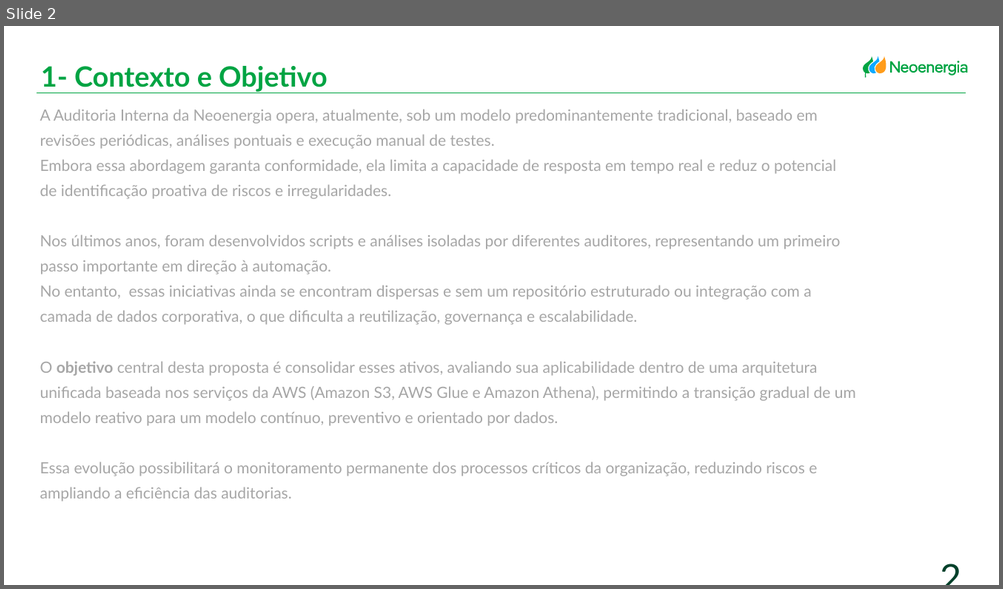
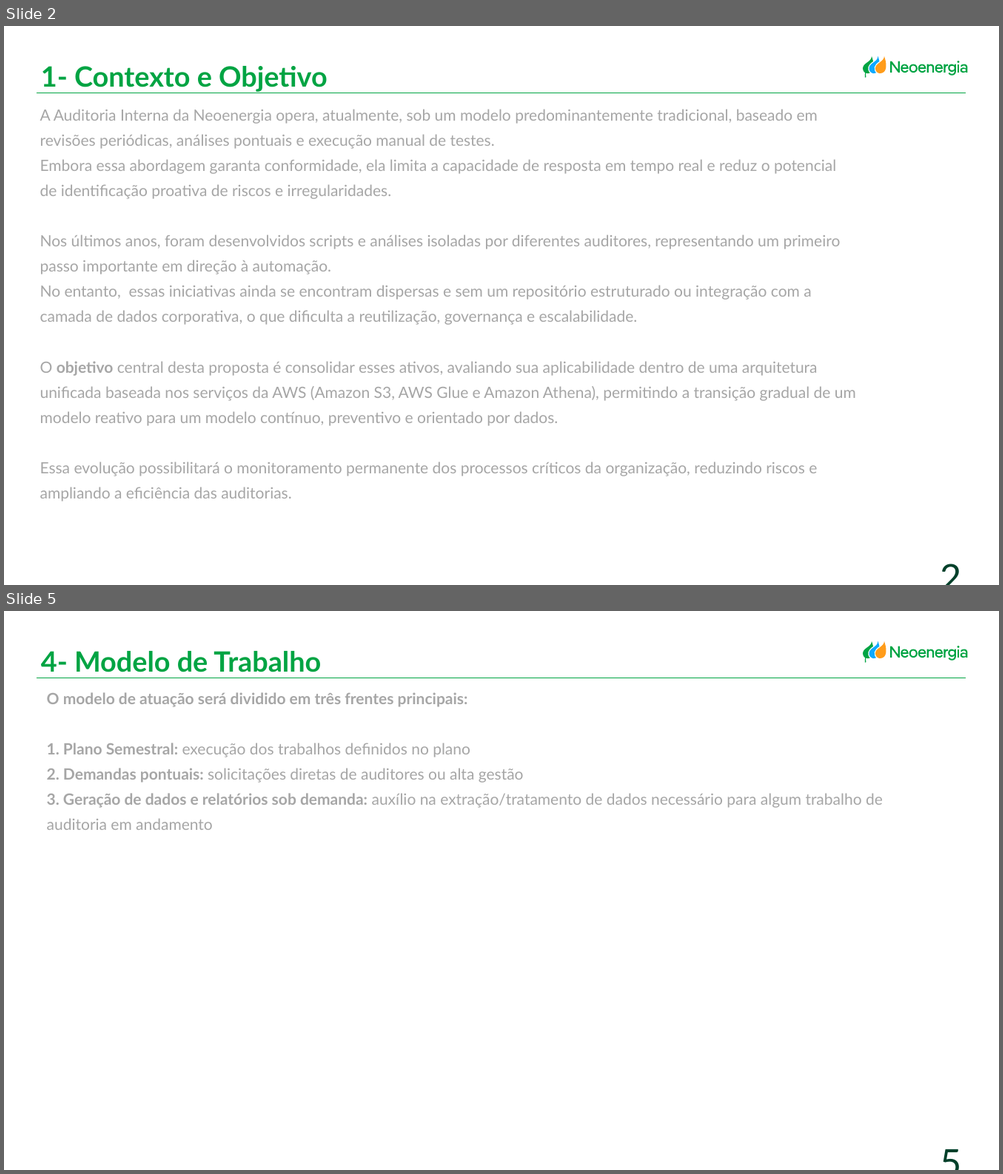
Before and after one commit to larissafeitosa24/MVP_MODULO2_PUCRIO, a slide deck: Proposta Auditoria.pptx. Shown one above the other, each under a label of ours: slide 2 before the commit, slides 2 and 5 after it; the slides between them are not shown. The pictures are 1003x589 and 1003x1174 pixels, drawn with LibreOffice and Linux fonts; fonts in the diff are those of the drawing. Boxes give left, top, right and bottom in pixels: in the first picture for what was removed or moved away, otherwise in the second. Text is boxed around its words. In the diff, an @@ line names an element or a change of style, - is before the commit and + after.

```diff
--- a/Proposta Auditoria.pptx
+++ b/Proposta Auditoria.pptx
@@ slide 5 added at box(4, 611, 999, 1170), background #FFFFFF; not listed: 14 template elements that a slide beside it also shows @@
@@ text added at box(41, 651, 321, 672), 54 pt, text #00A443, bold @@
+4- Modelo de Trabalho
@@ line added from (37, 678) to (965, 678), #00A443 0.5 pt @@
@@ text added at box(47, 692, 882, 830), 30 pt, text #A6A6A6 @@
+O modelo de atuação será dividido em três frentes principais:
+1. Plano Semestral: execução dos trabalhos definidos no plano
+2. Demandas pontuais: solicitações diretas de auditores ou alta gestão
+3. Geração de dados e relatórios sob demanda: auxílio na extração/tratamento de dados necessário para algum trabalho de auditoria em andamento
@@ page number added at box(915, 1137, 966, 1157), 72 pt, text #00402A @@
+5
```
Also in this commit, not shown: 4 slides changed, 2 other slides added, 5 slides removed.
